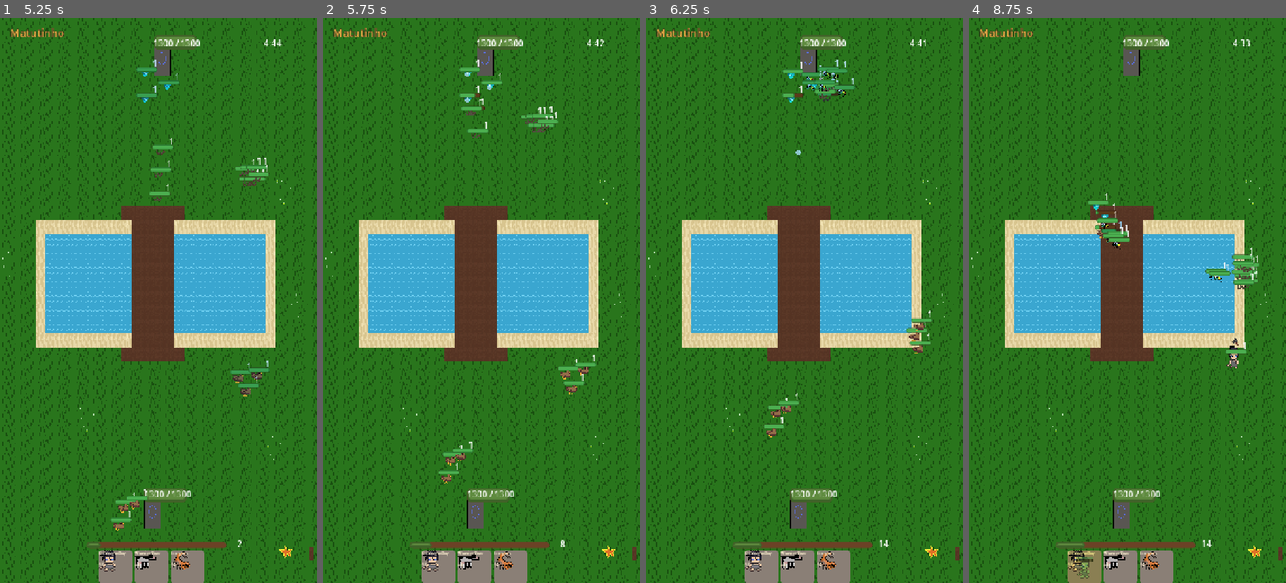
Above: before the commit, frames 1-4 (left to right).
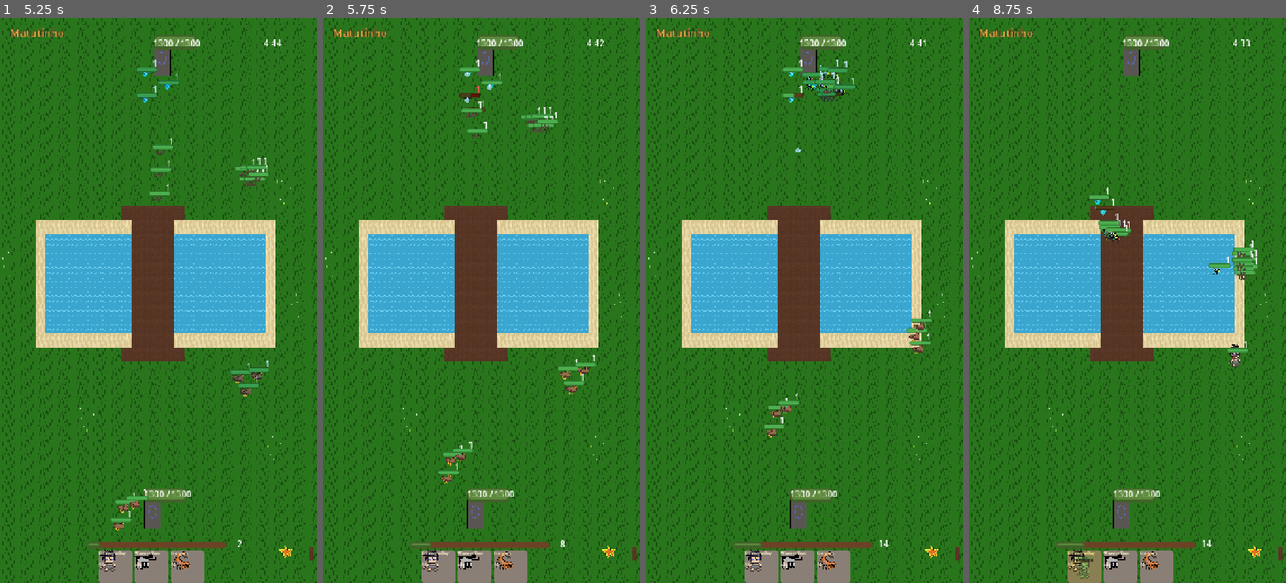
Above: after the commit, the same moments.

Repository: Generadevde/farmarena
Game: Godot game, scene res://ci/battle_test.tscn
Same seed, same stepped clock (60 frames per second), same inputs: the game is played once before the commit and once after it. This scene is started directly instead of the project's main scene. The engine's default icon, where the game draws it, is replaced by a stand-in: a white triangle on a blue panel in a dark square.
Inputs (mouse positions are in pixels of both pictures, inside the frame that each line leads up to):
- Up to frame 1 (5.25 s): tap Enter at 0.5 s; move the mouse to (228, 272) at 0.52 s; click (228, 272) at 0.67 s; tap Space at 1.25 s; drag from (95, 328) to (152, 515) at 1.27 s; click "Chicken" at 2 s; move the mouse to (190, 176) at 2.77 s; click (190, 176) at 2.92 s; click "Chicken" at 3.5 s; drag from (142, 413) to (158, 277) at 4.27 s; move the mouse to (253, 385) at 5.02 s; click (253, 385) at 5.17 s
- Up to frame 2 (5.75 s): no input
- Up to frame 3 (6.25 s): drag from (709, 215) to (804, 114) at 5.77 s
- Up to frame 4 (8.75 s): move the mouse to (1143, 300) at 6.52 s; click (1143, 300) at 6.67 s; drag from (1079, 159) to (1105, 317) at 7.27 s; click "EstilingueBoy" at 8 s

Frame 1 is identical in both runs. In frame 2, 0.2% of the frame differs, in the area x 42-73%, y 12-22%; in frame 3, 0.4%; in frame 4, 1.3%, in the area x 37-92%, y 30-62%.

Commit message:
Corpo a corpo: distância real entre as formas (cápsula/retângulo/círculo); gerador de arte só usa doadoras de um bicho em pé e apaga pedaços soltos
Co-Authored-By: Claude Opus 5.5 <noreply@anthropic.com>
Claude-Session: https://claude.ai/code/session_01F2c9wwKpd4XWAaAeM55Dzi

Diff:
--- a/Scripts/unit_base.gd
+++ b/Scripts/unit_base.gd
@@ -649,33 +649,61 @@
 	return 20.0
 
 
-# distância do MEU CENTRO até a BORDA do outro -- usa o formato real da
-# colisão (a base é um retângulo alto; antes era tratada como círculo pelo
-# lado menor, e unidade de alcance curto encostava na base sem conseguir bater)
+# ponto da SUPERFÍCIE de `body` mais perto de `from` -- usa o formato real
+# da colisão: retângulo (base), cápsula (unidade, comprida na vertical) ou
+# círculo. Antes tudo era tratado como círculo pelo lado menor
+func _closest_surface_point(body, from: Vector2) -> Vector2:
+	var col = body.get_node_or_null("CollisionShape2D")
+	if col != null and col.shape != null:
+		var xf: Transform2D = col.global_transform
+		var local = xf.affine_inverse() * from
+		var shape = col.shape
+		if shape is RectangleShape2D:
+			var half = shape.size / 2.0
+			return xf * Vector2(clamp(local.x, -half.x, half.x), clamp(local.y, -half.y, half.y))
+		if shape is CapsuleShape2D:
+			var seg = max(shape.height / 2.0 - shape.radius, 0.0)
+			var core = Vector2(0, clamp(local.y, -seg, seg))
+			var dir = local - core
+			var surf = core + (dir.normalized() * shape.radius if dir.length() > 0.001 else Vector2(shape.radius, 0))
+			return xf * surf
+		if shape is CircleShape2D:
+			var d = local.normalized() if local.length() > 0.001 else Vector2.RIGHT
+			return xf * (d * shape.radius)
+	var c = body.global_position
+	var r = _get_target_radius(body)
+	var dd = (from - c)
+	return c + (dd.normalized() * r if dd.length() > 0.001 else Vector2.ZERO)
+
+
+# distância do MEU CENTRO até a borda do outro (usada pelo ataque à distância)
 func _edge_distance(body) -> float:
-	var col = body.get_node_or_null("CollisionShape2D")
-	if col != null and col.shape is RectangleShape2D:
-		var xf: Transform2D = col.global_transform
-		var local = xf.affine_inverse() * global_position
-		var half = col.shape.size / 2.0
-		var closest = Vector2(clamp(local.x, -half.x, half.x), clamp(local.y, -half.y, half.y))
-		return global_position.distance_to(xf * closest)
-	return max(global_position.distance_to(body.global_position) - _get_target_radius(body), 0.0)
+	var p = _closest_surface_point(body, global_position)
+	return global_position.distance_to(p)
+
+
+# folga entre a MINHA borda e a borda do outro (usada pelo corpo a corpo):
+# acha o ponto do outro mais perto de mim e mede até a minha superfície
+func _gap_to(body) -> float:
+	var p = _closest_surface_point(body, global_position)
+	var mine = _closest_surface_point(self, p)
+	var to_p = global_position.distance_to(p)
+	var to_mine = global_position.distance_to(mine)
+	return max(to_p - to_mine, 0.0)
 
 
 # regra ÚNICA de alcance pra todo mundo:
 #  - corpo a corpo: alcance = folga entre a MINHA borda e a borda do alvo
-#    (encostou, bate -- não importa o tamanho de ninguém)
+#    (encostou, bate -- não importa o tamanho nem o formato de ninguém)
 #  - à distância: alcance = do meu centro até a borda do alvo
 const MELEE_MIN_REACH = 8.0
 
 func _in_attack_range(body) -> bool:
 	if body == null or !is_instance_valid(body):
 		return false
-	var edge = _edge_distance(body)
 	if stats.is_ranged:
-		return edge <= stats.attack_range
-	return edge - _get_own_target_radius() <= max(stats.attack_range, MELEE_MIN_REACH)
+		return _edge_distance(body) <= stats.attack_range
+	return _gap_to(body) <= max(stats.attack_range, MELEE_MIN_REACH)
 
 
 func _get_own_target_radius() -> float:
@@ -984,7 +1012,7 @@
 
 		var is_base_target = _is_base(body)
 		# visão medida até a BORDA do alvo, igual ao alcance de ataque
-		if _edge_distance(body) - _get_own_target_radius() > max(sight, stats.attack_range):
+		if _gap_to(body) > max(sight, stats.attack_range):
 			continue
 
 		if is_base_target:
--- a/creator/card_generator.gd
+++ b/creator/card_generator.gd
@@ -250,7 +250,10 @@
 		var used: Rect2i = img.get_used_rect()
 		if used.size.x < 8 or used.size.y < 12:
 			continue
-		_donors.append({"img": img, "rect": used})
+		# só arte de UM bicho em pé serve de doadora de peça: grupo (trio,
+		# enxame) ou bicho de lado (comprido) gera monstro quebrado
+		if used.size.y >= used.size.x * 0.85 and _components(img) == 1:
+			_donors.append({"img": img, "rect": used})
 		for y in range(used.position.y, used.end.y):
 			for x in range(used.position.x, used.end.x):
 				var c = img.get_pixel(x, y)
@@ -331,8 +334,64 @@
 				if c.a < 0.5 or c.s < 0.18 or c.v < 0.18:
 					continue
 				out.set_pixel(x, y, Color.from_hsv(fposmod(c.h + shift, 1.0), clamp(c.s * sat_mul, 0, 1), c.v))
+	_keep_largest(out)
 	_outline(out)
 	return out
+
+
+# quantos "pedaços" separados (de tamanho relevante) a arte tem
+static func _components(img: Image) -> int:
+	var seen: Dictionary = {}
+	var count = 0
+	for y in img.get_height():
+		for x in img.get_width():
+			var p = Vector2i(x, y)
+			if seen.has(p) or img.get_pixelv(p).a < 0.5:
+				continue
+			var size = _flood_size(img, p, seen)
+			if size >= 12:
+				count += 1
+	return count
+
+
+static func _flood_size(img: Image, start: Vector2i, seen: Dictionary) -> int:
+	var stack: Array[Vector2i] = [start]
+	var n = 0
+	var cells: Array = []
+	while !stack.is_empty():
+		var p: Vector2i = stack.pop_back()
+		if seen.has(p) or p.x < 0 or p.y < 0 or p.x >= img.get_width() or p.y >= img.get_height():
+			continue
+		if img.get_pixelv(p).a < 0.5:
+			continue
+		seen[p] = true
+		n += 1
+		cells.append(p)
+		for d in [Vector2i(1, 0), Vector2i(-1, 0), Vector2i(0, 1), Vector2i(0, -1)]:
+			stack.append(p + d)
+	seen["__last"] = cells
+	return n
+
+
+# apaga pedacinhos soltos -- fica só o maior pedaço (o bicho)
+static func _keep_largest(img: Image):
+	var seen: Dictionary = {}
+	var best: Array = []
+	for y in img.get_height():
+		for x in img.get_width():
+			var p = Vector2i(x, y)
+			if seen.has(p) or img.get_pixelv(p).a < 0.5:
+				continue
+			var n = _flood_size(img, p, seen)
+			if n > best.size():
+				best = seen["__last"]
+	var keep: Dictionary = {}
+	for p in best:
+		keep[p] = true
+	for y in img.get_height():
+		for x in img.get_width():
+			if img.get_pixel(x, y).a >= 0.5 and !keep.has(Vector2i(x, y)):
+				img.set_pixel(x, y, Color(0, 0, 0, 0))
 
 
 static func _pick(rng: RandomNumberGenerator, filter: Callable) -> Color:
